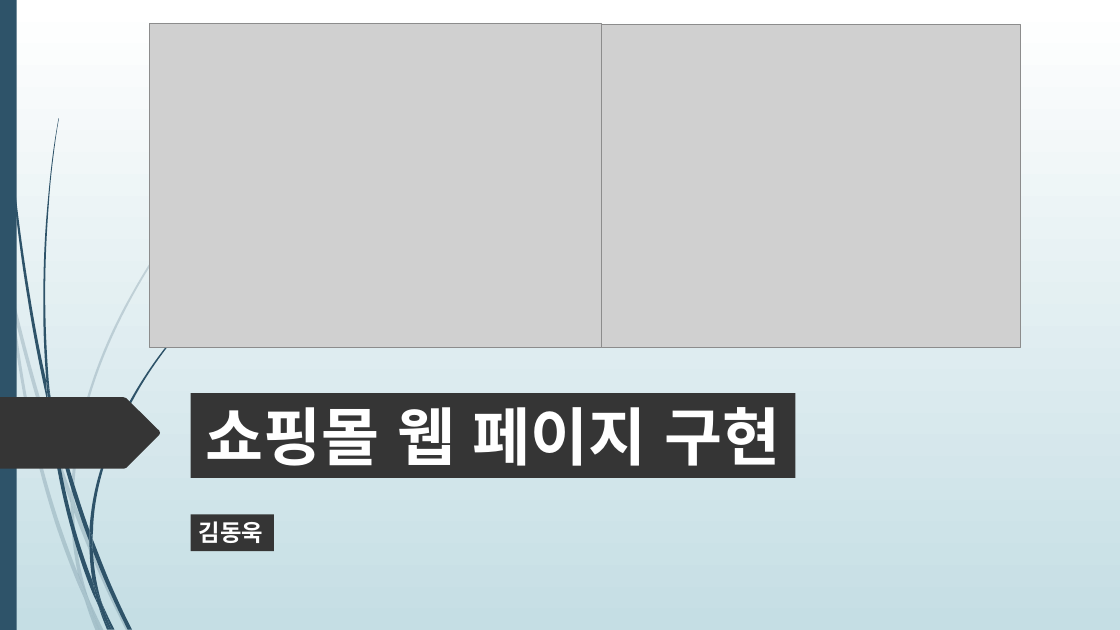
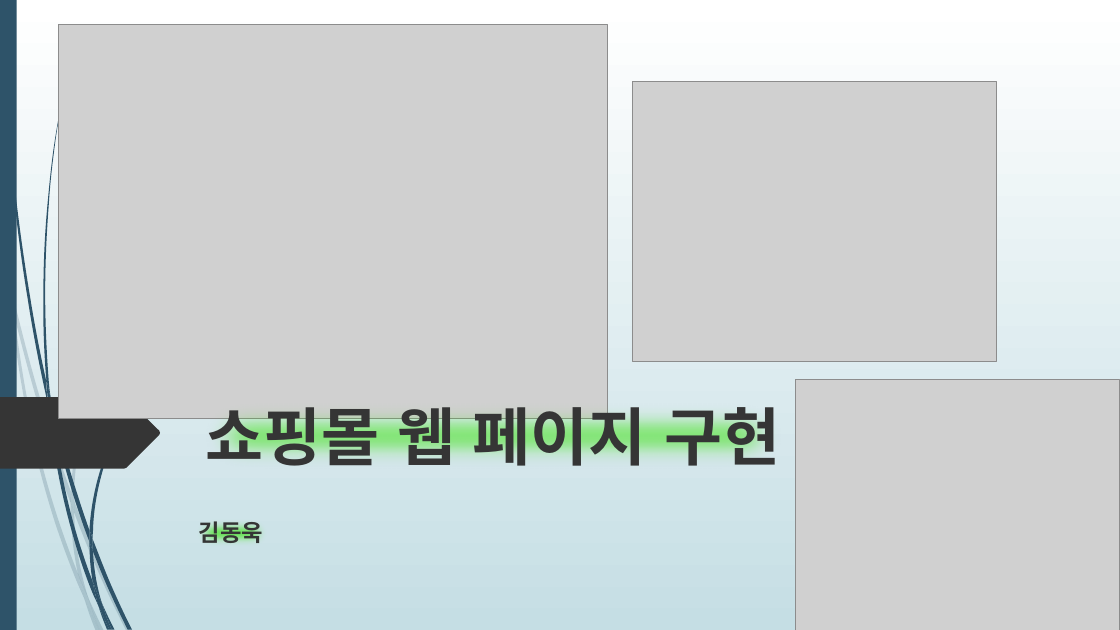
Before and after one commit to himediaai/DongOuk, a slide deck: slide 1 of 쇼핑몰.pptx. Drawn at 1120x630 pixels with LibreOffice and Linux fonts; fonts in the diff are those of the drawing; grey boxes stand for pictures. Boxes give left, top, right and bottom in pixels: in the first picture for what was removed or moved away, otherwise in the second. Text is boxed around its words. In the diff, an @@ line names an element or a change of style, - is before the commit and + after.

```diff
--- a/쇼핑몰.pptx
+++ b/쇼핑몰.pptx
@@ picture: place and size @@
-picture at (150,24,602,348)
+picture at (58,24,607,418)
@@ picture: place and size @@
-picture at (602,24,1021,348)
+picture at (633,82,996,362)
@@ picture added at (796,380,1120,630) @@
@@ text "쇼핑몰 웹 페이지 구현": place and size @@
-text "쇼핑몰 웹 페이지 구현" at (191,393,796,478)
+text "쇼핑몰 웹 페이지 구현" at (206,396,780,475)
@@ text "쇼핑몰 웹 페이지 구현" at (206,396,780,475): text colour #FFFFFF to #353535; fill #353535 to none @@
@@ text "김동욱": place and size @@
-text "김동욱" at (191,514,274,551)
+text "김동욱" at (199,518,263,548)
@@ text "김동욱" at (199,518,263,548): text colour #FFFFFF to #353535; fill #353535 to none @@
```
Also in this commit, not shown: 1 other slide changed, 5 slides added.
